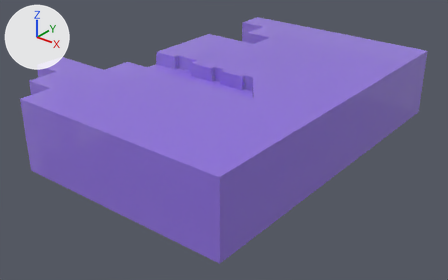
Two versions of the FBX model Assets/Gustafs_Skit/Modells/Assets/KeyMold2.fbx, one commit apart.
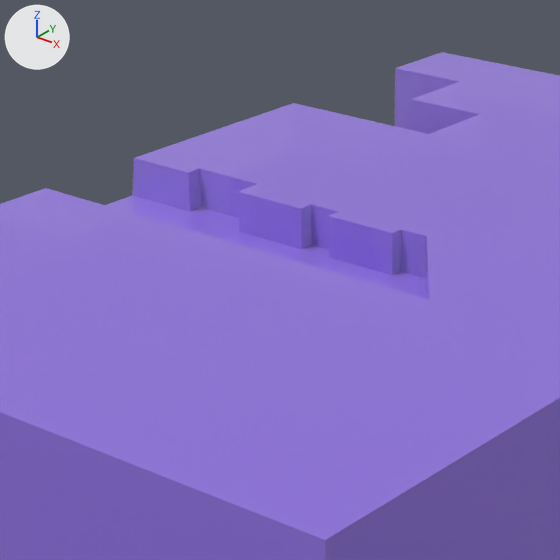
Old and new are each drawn whole from a 50 mm camera at (0.01698, -0.0026, 0.00658) aimed at (0.01495, -0.00006, 0.005) and again close up on the part from 25% to 66% of the width and 0% to 66% of the height. The axes (+X, +Y, +Z) are drawn at upper left. The lights are the same throughout. The last two pictures show the newer version. Where no turn or scale is listed for an object, it has been applied to the vertices.

Objects in the first close-up: 'KeyMold2'.
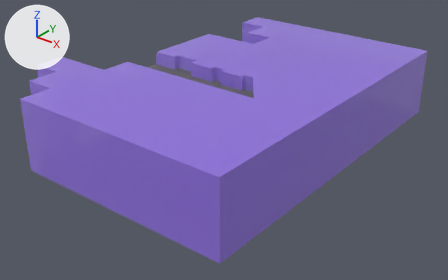
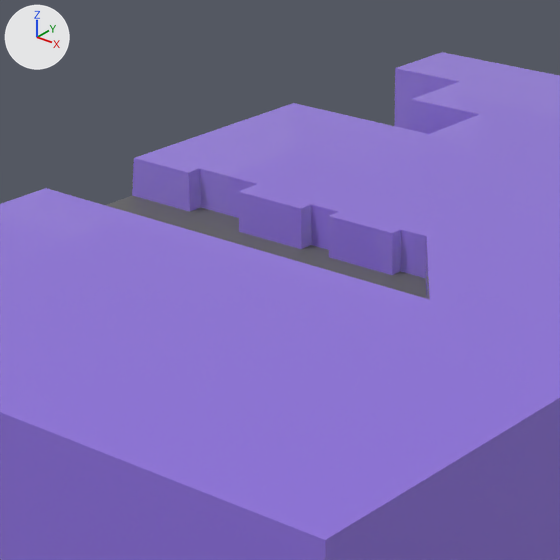
Commit message: Mold fix

Where the change shows, as pixel boxes (x1, y1, x2, y2) in the close-ups (560 x 560 px):
part 1 of me_mesh, recoloured (purple to grey): (106, 195, 427, 299) in both

Diff of the bpy script that builds the scene:
```diff
--- a/Assets/Gustafs_Skit/Modells/Assets/KeyMold2.fbx.py
+++ b/Assets/Gustafs_Skit/Modells/Assets/KeyMold2.fbx.py
@@ mat_m_metal @@
+mat_m_metal = principled_material('M_Metal')
+mat_m_metal.base_color = (0.161, 0.161, 0.161)  # grey #707070
+mat_m_metal.metallic = 0.391
+mat_m_metal.roughness = 0.564
@@ me_mesh @@
 me_mesh.from_pydata(...)  # 242 vertices, 223 faces; spans x -0.00082..0.00082, y -0.001..0.001, z -0.0002..0.0002
 # used by ob_keymold2; location = (0.014861, 0.0, 0.005217)
+# me_mesh part 1: all 9 faces centred in x -0.00038..0.00033, y -0.0002..-0.00002, z 0.00012 switch from mat_m_mold (purple #916fe7) to mat_m_metal (grey #707070)
```
